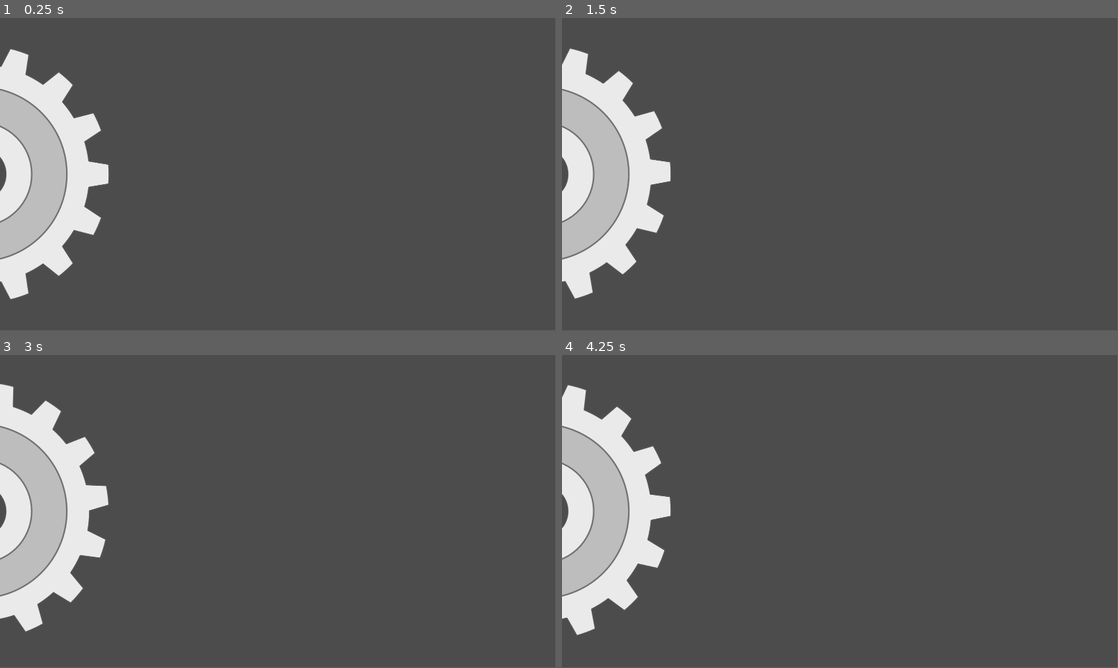
Above: before the commit, frames 1-4 (two rows, left to right).
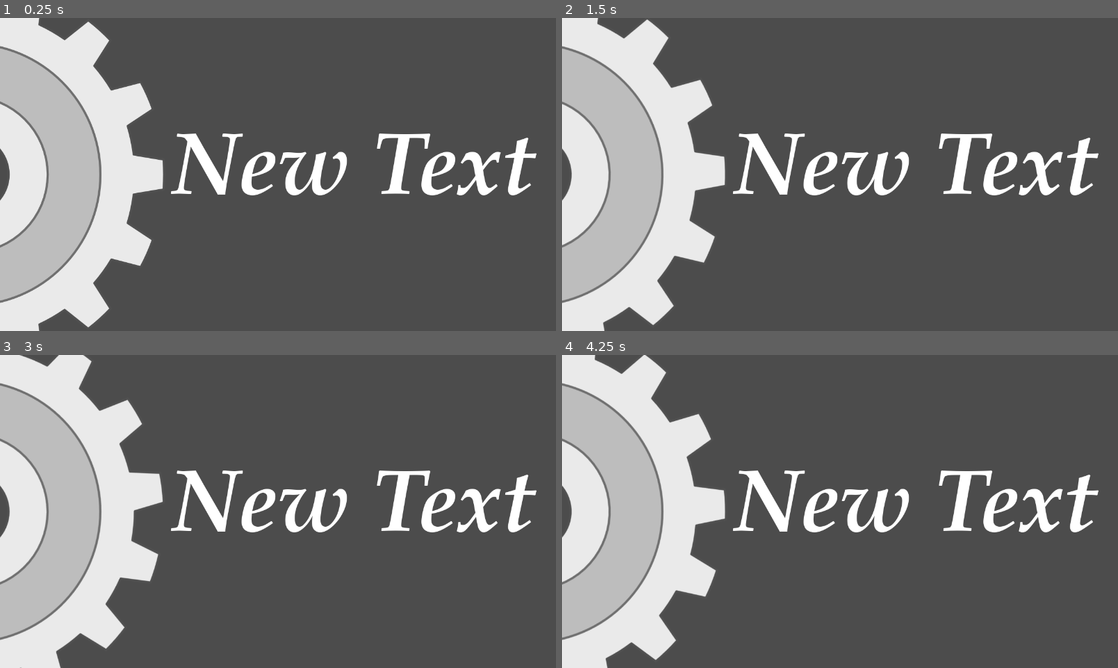
Above: after the commit, the same moments.

Repository: PureStream/avl-battleship
Game: Godot game, scene res://Scenes/MainMenu.tscn
Two runs of this game, one before a commit and one after it. Both use one fixed random seed, a clock stepped at 60 frames per second and the inputs below.
Inputs:
- Up to frame 1 (0.25 s): no input
- Up to frame 2 (1.5 s): tap Enter at 0.5 s; hold Up (ui_up) 0.53-1.28 s; hold Down (ui_down) from 1.28 s (still down)
- Up to frame 3 (3 s): release Down (ui_down) at 2.03 s; hold Up (ui_up) from 2.03 s (still down)
- Up to frame 4 (4.25 s): release Up (ui_up) at 3.53 s; hold Down (ui_down) from 3.53 s (still down)
The window is 799x449 before the commit and 800x450 after it. Grey fills any space a smaller window leaves; there, only what the larger window draws over its background counts as a difference.

The runs differ from the first frame. In frame 1, 22% of the frame differs, in the area x 0-97%, y 0-100%; in frame 2, 22%; in frame 3, 22%; in frame 4, 22%.
Error in both runs: Trying to assign value of type 'Node2D' to a variable of type 'MenuButton'. (res://Scenes/MainButtonsController.gd:23)

Commit message:
add new text

Diff:
--- a/Scenes/MainMenu.tscn
+++ b/Scenes/MainMenu.tscn
@@ -1,8 +1,13 @@
-[gd_scene load_steps=4 format=2]
+[gd_scene load_steps=6 format=2]
 
 [ext_resource path="res://Scenes/MainButtonsController.gd" type="Script" id=1]
 [ext_resource path="res://Scenes/MenuButton.tscn" type="PackedScene" id=2]
 [ext_resource path="res://Images/UI/cog.png" type="Texture" id=3]
+[ext_resource path="res://Fonts/testFont.tres" type="DynamicFontData" id=4]
+
+[sub_resource type="DynamicFont" id=1]
+size = 200
+font_data = ExtResource( 4 )
 
 [node name="MainMenu" type="Node"]
 
@@ -15,4 +20,12 @@
 [node name="Cog" type="Sprite" parent="MainButtonsController"]
 position = Vector2( -70, 540 )
 texture = ExtResource( 3 )
+
+[node name="Label" type="Label" parent="MainButtonsController"]
+margin_left = 393.85
+margin_top = 256.859
+margin_right = 1244.85
+margin_bottom = 460.859
+custom_fonts/font = SubResource( 1 )
+text = "New Text"
 [connection signal="tween_all_completed" from="MainButtonsController/MainButtonTween" to="MainButtonsController" method="_on_MainButtonTween_tween_all_completed"]
--- a/project.godot
+++ b/project.godot
@@ -20,8 +20,8 @@
 
 [display]
 
-window/size/width=1920
-window/size/height=1080
+window/size/width=1280
+window/size/height=720
 
 [input]
 
